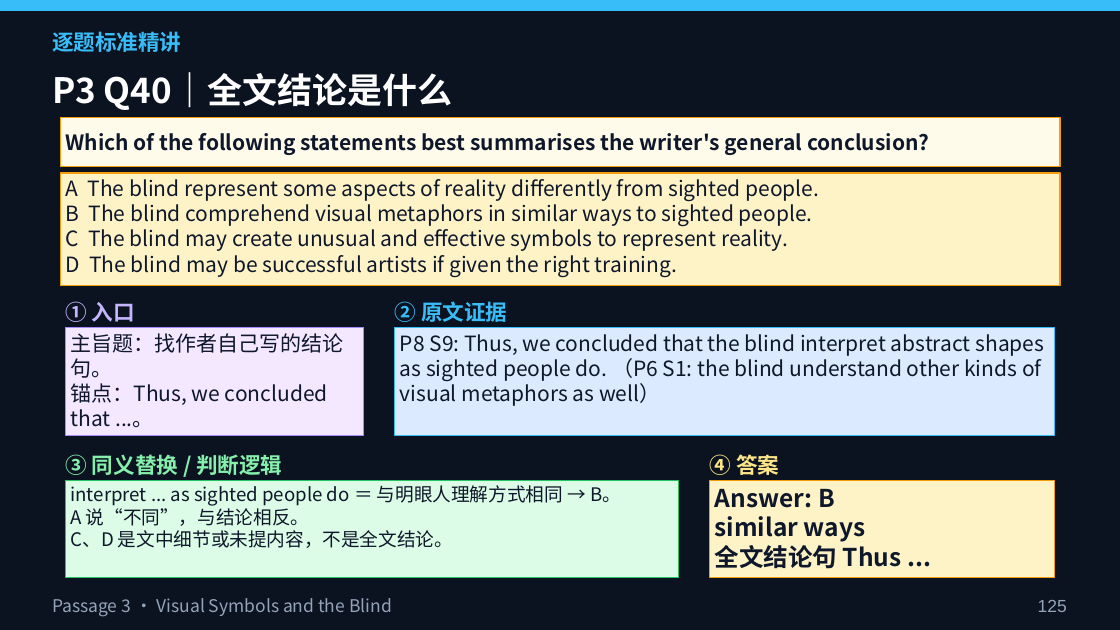
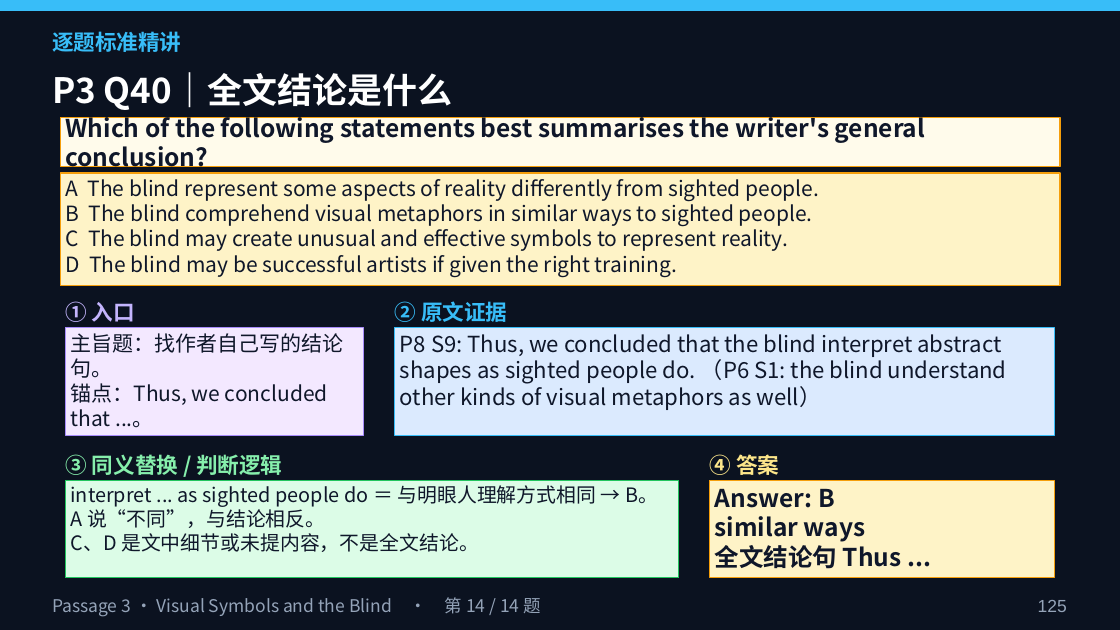
Before and after one commit to mrgreedcp-spec/AI-Portfolio, a slide deck: slide 125 of lesson3/第三节课PPT_雅思阅读精讲.pptx. Drawn at 1120x630 pixels with LibreOffice and Linux fonts; fonts in the diff are those of the drawing. Boxes give left, top, right and bottom in pixels: in the first picture for what was removed or moved away, otherwise in the second. Text is boxed around its words. In the diff, an @@ line names an element or a change of style, - is before the commit and + after.

```diff
--- a/lesson3/第三节课PPT_雅思阅读精讲.pptx
+++ b/lesson3/第三节课PPT_雅思阅读精讲.pptx
@@ rectangle "Which of the following statements ..." at <box>60,118,1060,166</box>: size 18 to 21 pt @@
@@ rectangle "P8 S9: Thus, we concluded ..." at <box>395,328,1054,435</box>: size 18 to 19 pt @@
@@ rectangle "interpret ... as sighted people ..." at <box>66,481,679,578</box>: size 16 to 17 pt @@
@@ text at <box>52,597,541,617</box>: text changed @@
-Passage 3 · Visual Symbols and the Blind
+Passage 3 · Visual Symbols and the Blind · 第 14 / 14 题
```
Also in this commit, not shown: 158 other slides changed, 8 other files.
